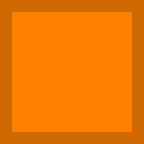
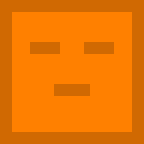
Before/after of a 144 x 144 layered artwork. What changed in the layer stack:
added layer "face_tired" (1st of 2) above "face_hungry" over [30, 42, 114, 96]
added layer "Background" over [30, 42, 114, 96]
